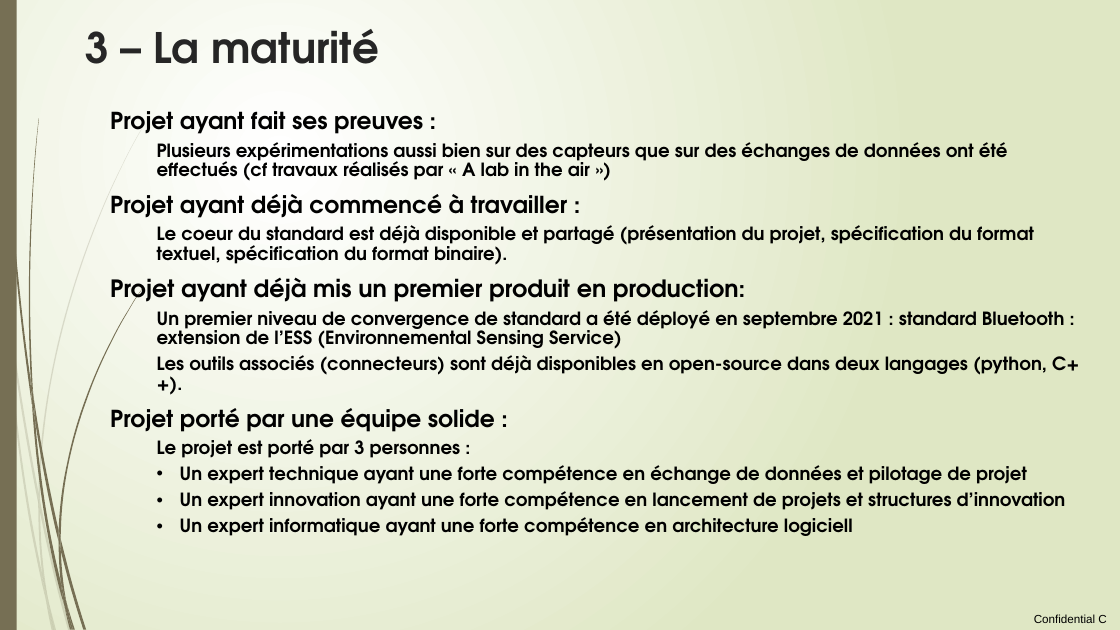
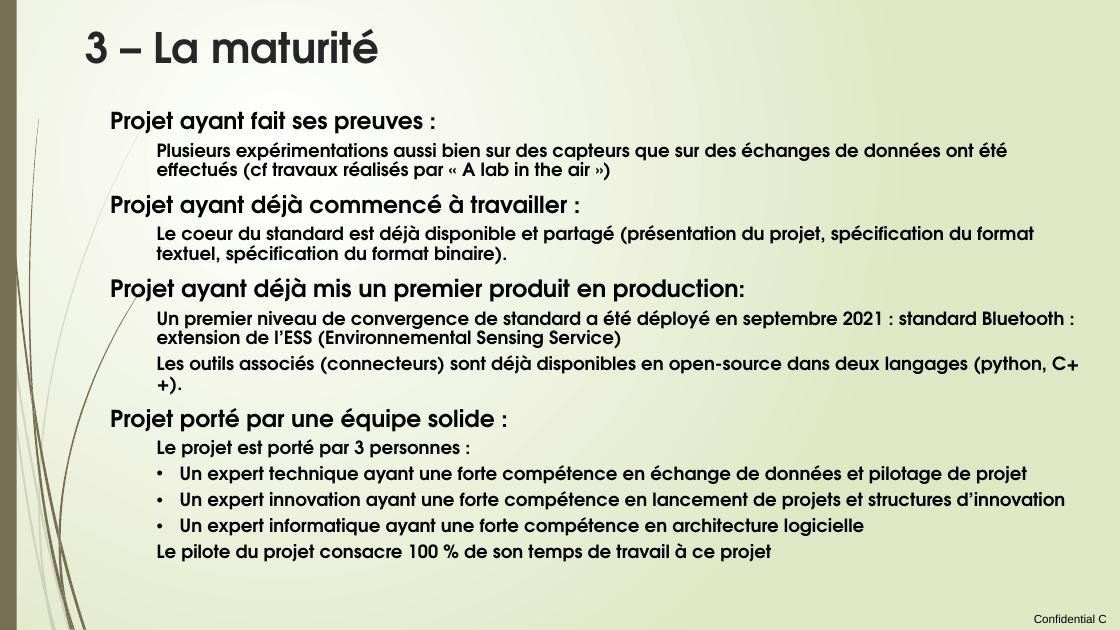
Before and after one commit to loco-philippe/Environmental-Sensing, a slide deck: slide 18 of documentation/initiative citoyenne.pptx (slide 17 before the commit). Drawn at 1120x630 pixels with LibreOffice and Linux fonts; fonts in the diff are those of the drawing. Boxes give left, top, right and bottom in pixels: in the first picture for what was removed or moved away, otherwise in the second. Text is boxed around its words. In the diff, an @@ line names an element or a change of style, - is before the commit and + after.

```diff
--- a/documentation/initiative citoyenne.pptx
+++ b/documentation/initiative citoyenne.pptx
@@ text at bbox=[157, 517, 864, 562]: text changed @@
-  • Un expert informatique ayant une forte compétence en architecture logiciell
+  • Un expert informatique ayant une forte compétence en architecture logicielle
+  Le pilote du projet consacre 100 % de son temps de travail à ce projet
```
Also in this commit, not shown: 18 other slides changed, 1 slide added, 1 other file.
